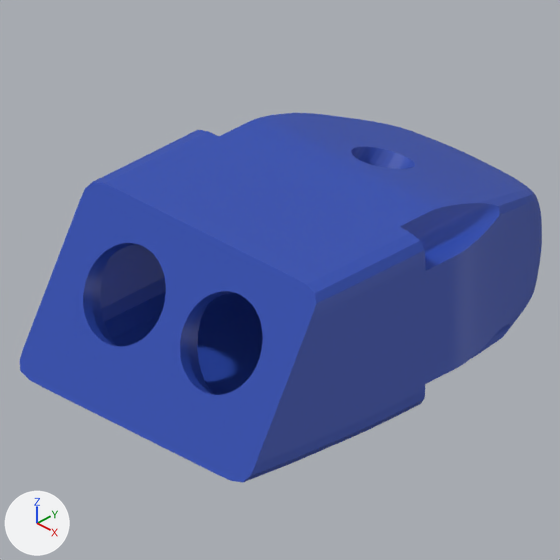
One commit to the Blender file Velocity/Heterodyne/CAD/Velocity.blend: the scene before it, then after it.
Rendered twice from the file's camera 'Camera'. Lighting does not change. The marker at lower left points along +X, +Y and +Z.

Names of what the first picture shows: 'Case', 'CaseBack'.
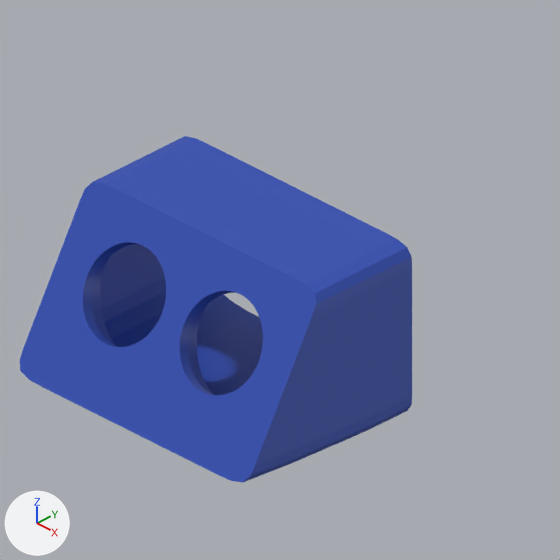
Commit message: switched ADC in velocity sensor from 2 V internal reference to 1V external referecnce in code

ob_reciever is not drawn itself; it is used by a modifier of ob_case.
ob_tranducer is not drawn itself; it is used by a modifier of ob_case.

Patch to the scene script:
```diff
--- a/Velocity/Heterodyne/CAD/Velocity.blend.py
+++ b/Velocity/Heterodyne/CAD/Velocity.blend.py
@@ ob_caseback @@
 _m = ob_caseback.modifiers.new('Boolean.004', 'BOOLEAN')
 _m.solver = 'FLOAT'
+ob_caseback.hide_set(True)
@@ ob_reciever @@
 ob_reciever.rotation_euler = (1.047, 0.0, 0.0)  # degrees (60, 0, 0)
+ob_reciever.scale = (1.01, 1.01, 1.01)
 ob_reciever.hide_render = True
@@ ob_tranducer @@
 ob_tranducer.rotation_euler = (1.047, 0.0, 0.0)  # degrees (60, 0, 0)
+ob_tranducer.scale = (1.01, 1.01, 1.01)
 ob_tranducer.hide_render = True
```

Boxes [x1, y1, x2, y2] around the edits, measured in the pictures (560 x 560 px):
'Case', reshaped
    both: [20, 136, 412, 482]
'CaseBack', hidden (blue)
    before: [186, 113, 542, 410]
